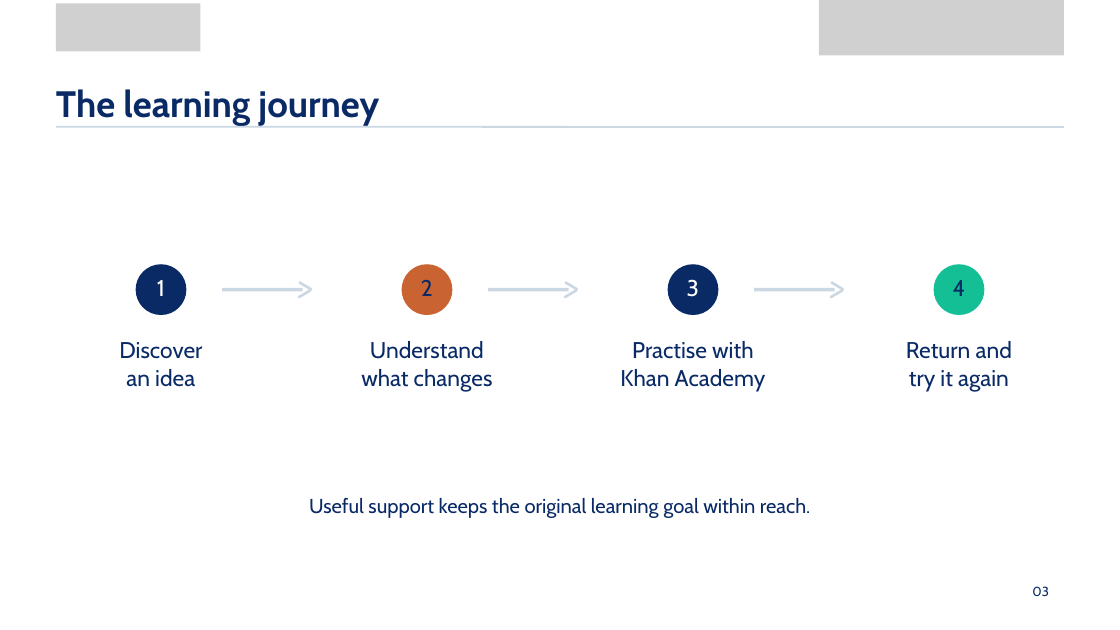
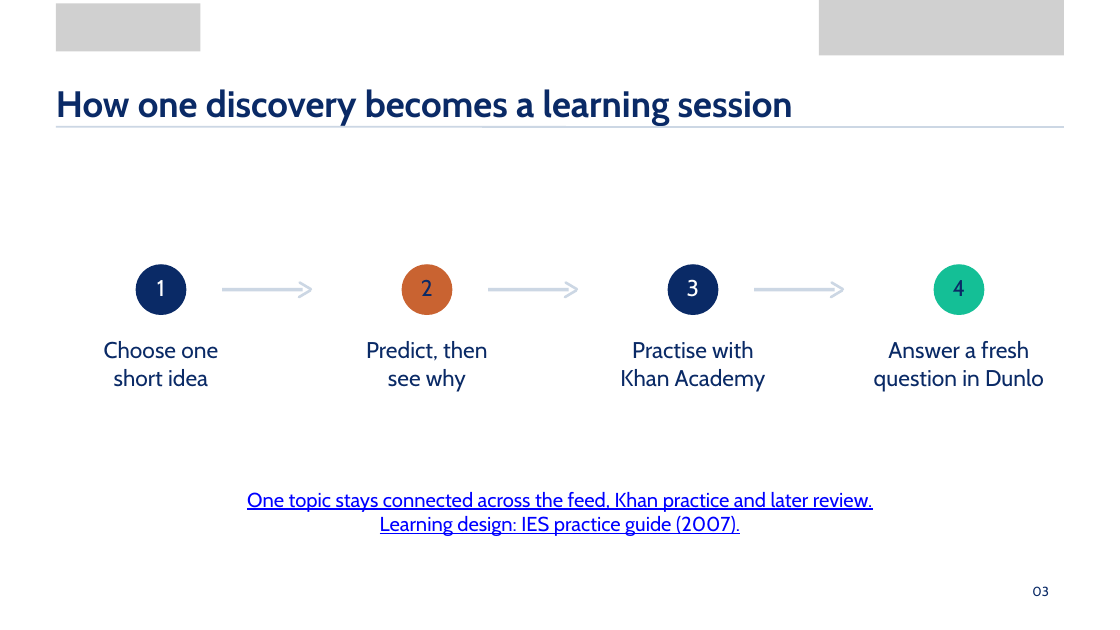
Before and after one commit to KhanAcademy-Backtrack/KhanAcademy-Backtrack-Demo, a slide deck: slide 3 of output/submission/Dunlo_KEIC_2026_Editable.pptx. Drawn at 1120x630 pixels with LibreOffice and Linux fonts; fonts in the diff are those of the drawing; grey boxes stand for pictures; background and template pictures are left out. Boxes give left, top, right and bottom in pixels: in the first picture for what was removed or moved away, otherwise in the second. Text is boxed around its words. In the diff, an @@ line names an element or a change of style, - is before the commit and + after.

Commit message:
Make Dunlo submission deck self-contained and restore research

```diff
--- a/output/submission/Dunlo_KEIC_2026_Editable.pptx
+++ b/output/submission/Dunlo_KEIC_2026_Editable.pptx
@@ text at bbox=[56, 89, 793, 126]: text changed @@
-The learning journey
+How one discovery becomes a learning session
@@ text at bbox=[104, 341, 218, 387]: text changed @@
-Discover
-an idea
+Choose one
+short idea
@@ text at bbox=[366, 341, 487, 392]: text changed @@
-Understand
-what changes
+Predict, then
+see why
@@ text at bbox=[874, 341, 1044, 392]: text changed @@
-Return and
-try it again
+Answer a fresh
+question in Dunlo
@@ text at bbox=[247, 492, 872, 536]: text changed; text colour #0A2A66 to #0000FF @@
-Useful support keeps the original learning goal within reach.
+One topic stays connected across the feed, Khan practice and later review.
+Learning design: IES practice guide (2007).
```
Also in this commit, not shown: 7 other slides changed, 4 slides added, 4 slides removed, 5 other files.
